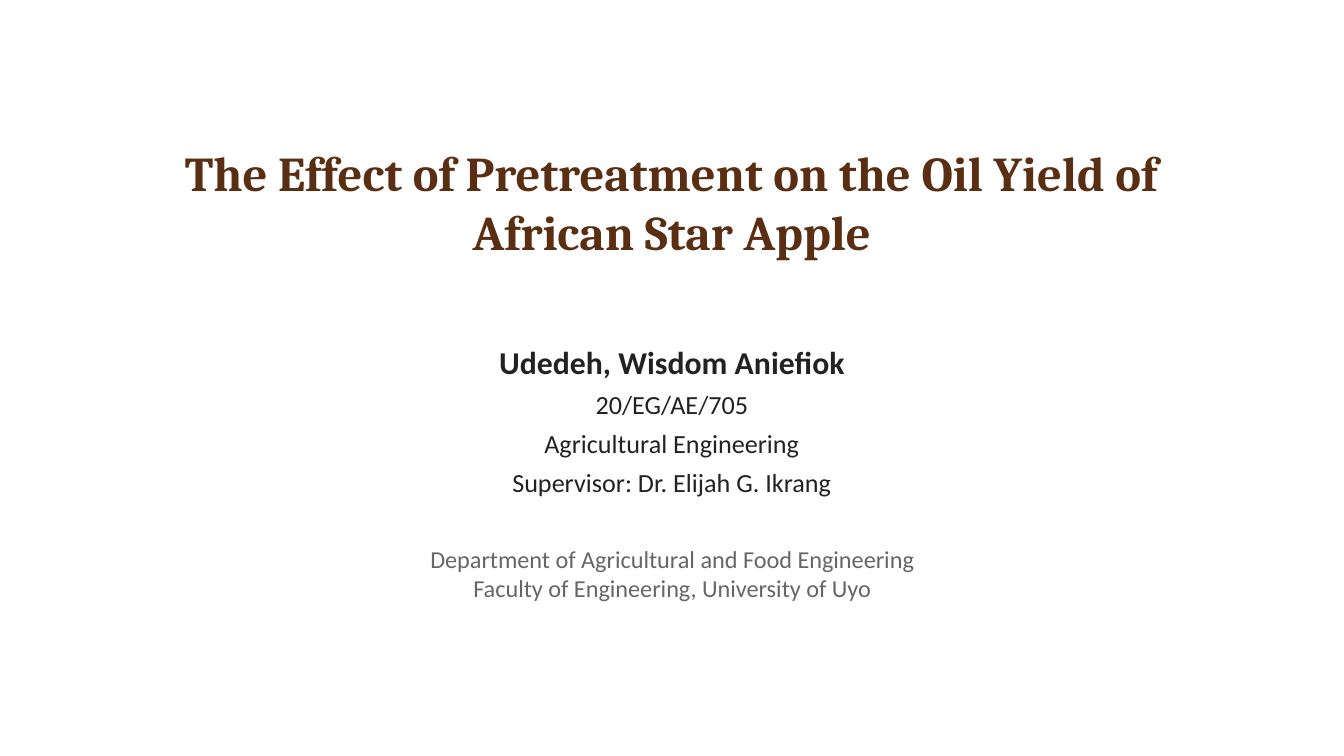
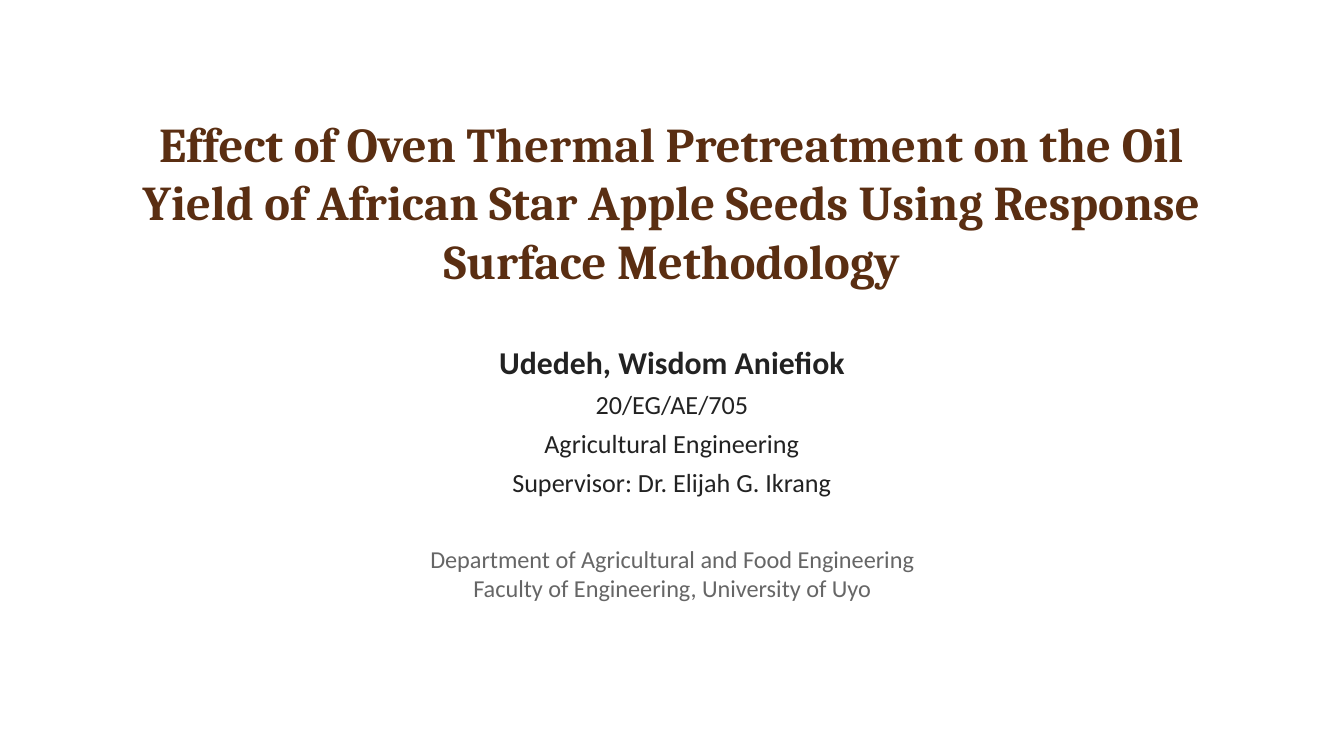
Before and after one commit to BlissNathan1305/turbo-waddle, a slide deck: slide 1 of thesis-presentations/African_Star_Apple_Seed_Oil_RSM.pptx. Drawn at 1344x756 pixels with LibreOffice and Linux fonts; fonts in the diff are those of the drawing. Boxes give left, top, right and bottom in pixels: in the first picture for what was removed or moved away, otherwise in the second. Text is boxed around its words. In the diff, an @@ line names an element or a change of style, - is before the commit and + after.

```diff
--- a/thesis-presentations/African_Star_Apple_Seed_Oil_RSM.pptx
+++ b/thesis-presentations/African_Star_Apple_Seed_Oil_RSM.pptx
@@ text at (143, 127, 1200, 289): text changed @@
-The Effect of Pretreatment on the Oil Yield of African Star Apple
+Effect of Oven Thermal Pretreatment on the Oil Yield of African Star Apple Seeds Using Response Surface Methodology
```
Also in this commit, not shown: 11 other slides changed.
